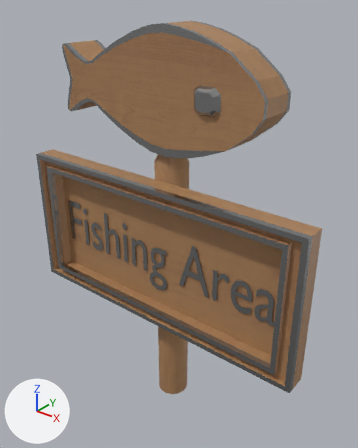
A saved change to the FBX model ScoutsHonourBackup/Assets/Art Assets/3D/Tools/Fishing-Sign.fbx.
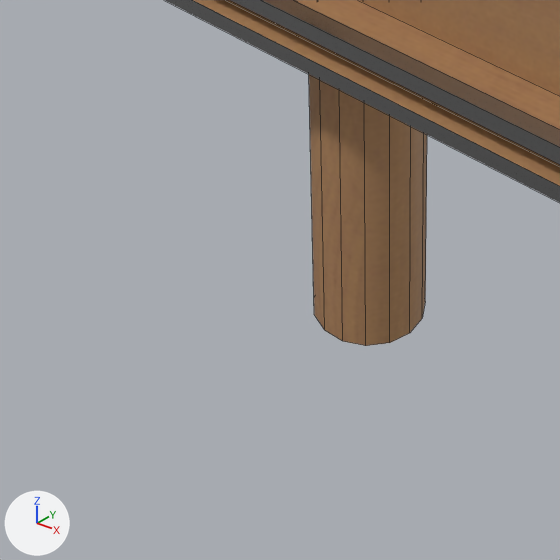
Each version is shown whole from a 50 mm lens placed at (3.85, -4.66, 4.37), pointed at (0.0, 0.15, 1.38), then close up on the part from 23% to 62% of the width and 69% to 100% of the height. The axes (+X, +Y, +Z) are drawn at lower left. The lights are the same throughout. The close-ups show mesh edges as thin lines.

Objects in the first close-up: 'Fishing-Sign'.
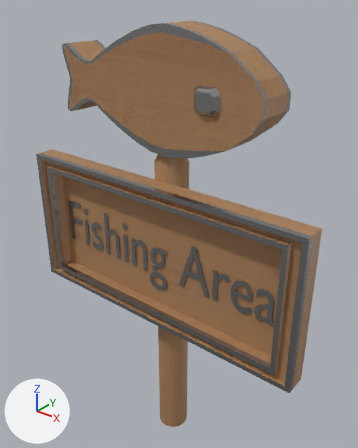
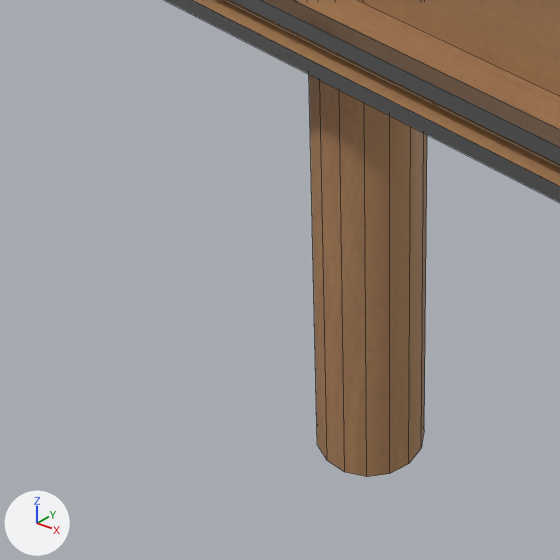
The newer file is also turned or shifted as a whole; pictures and numbers use the older file's frame.

Location of each change, (x1, y1, x2, y2) in pixels of the close-ups (560 x 560 px; the box of a moved part takes in the faces that stretch with it):
'Fishing-Sign', reshaped
    before: (165, 0, 560, 346)
    after: (165, 0, 560, 477)
part 1 of me_cylinder_005, moved or reshaped
    before: (309, 75, 427, 346)
    after: (309, 75, 427, 477)

The change in detail:
me_cylinder_005 has 1327 vertices, 1278 faces and spans x -2.27..2.03, y -0.21..0.6, z -2.49..2.89.
me_cylinder_005 is used by ob_fishing_sign; location (0.133, -0.302, 1.09).
me_cylinder_005 part 1: all 15 vertices in x -0.36..0.09, y 0.08..0.53, z -2.49 are moved by (0.0, 0.0, -0.71).
